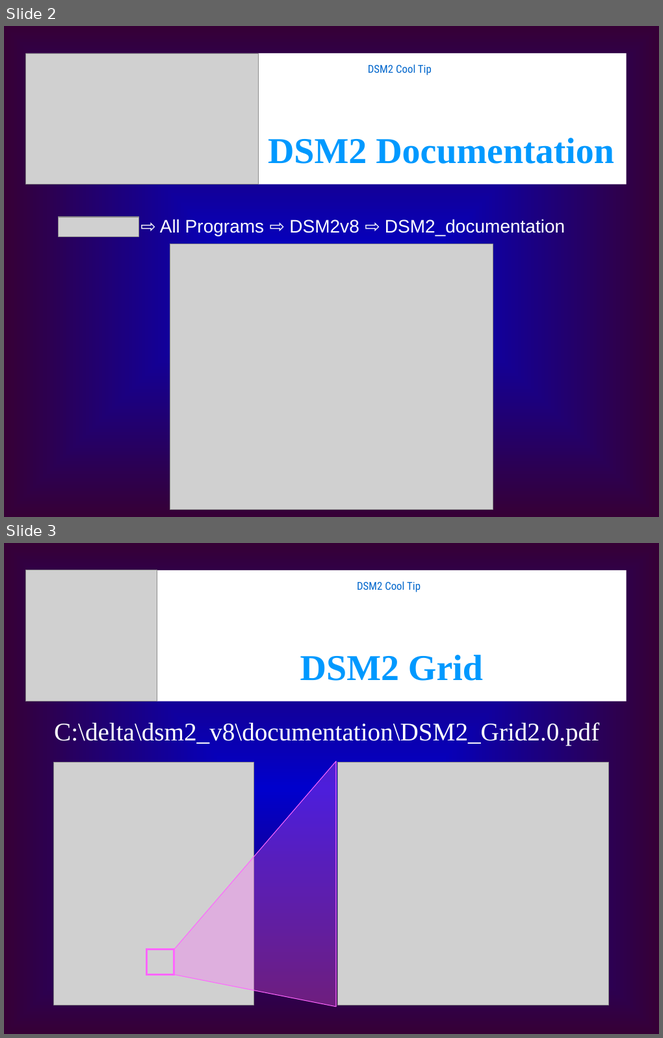
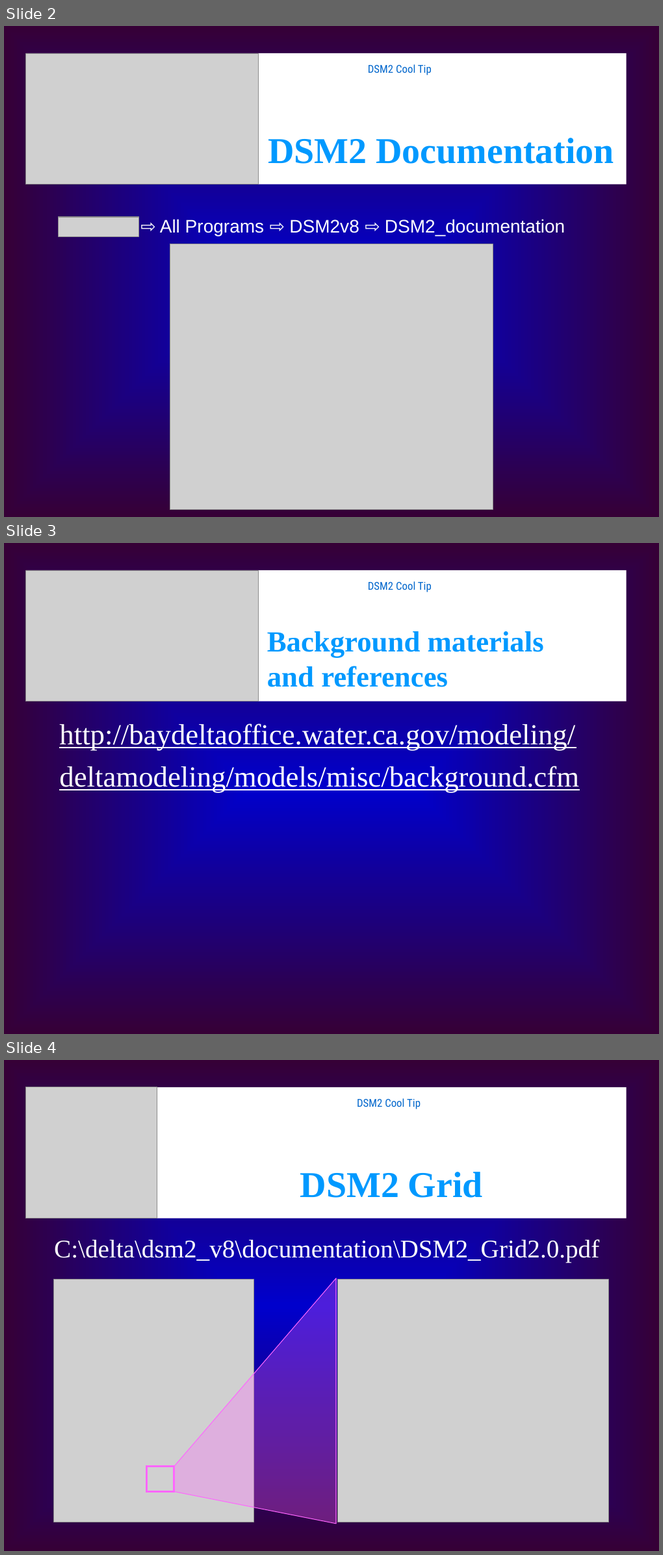
Before and after one commit to CADWRDeltaModeling/dsm2, a slide deck: dsm2/presentations/cool_tips/Cool Tips.ppt. Shown one above the other, each under a label of ours: slides 2 and 3 before the commit, slides 2, 3 and 4 after it. The pictures are 663x1038 and 663x1555 pixels, drawn with LibreOffice and Linux fonts; fonts in the diff are those of the drawing; grey boxes stand for pictures. Boxes give left, top, right and bottom in pixels: in the first picture for what was removed or moved away, otherwise in the second. Text is boxed around its words. In the diff, an @@ line names an element or a change of style, - is before the commit and + after.

```diff
--- a/dsm2/presentations/cool_tips/Cool Tips.ppt
+++ b/dsm2/presentations/cool_tips/Cool Tips.ppt
@@ slide 3 added at box(4, 543, 659, 1034), background gradient #0000CC to #360036 @@
@@ rectangle added at box(25, 570, 627, 702), fill #FFFFFF @@
@@ picture added at box(25, 570, 258, 702) @@
@@ text added at box(368, 581, 432, 592), 12 pt, text #0066CC @@
+DSM2 Cool Tip
@@ title added at box(267, 631, 544, 687), 32 pt, text #0099FF, bold @@
+Background materials
+and references
@@ text added at box(59, 722, 579, 793), 32 pt, text #FFFFFF, underline @@
+http://baydeltaoffice.water.ca.gov/modeling/
+deltamodeling/models/misc/background.cfm
@@ what was slide 3 is now slide 4 @@
```
Also in this commit, not shown: 1 slide changed.
